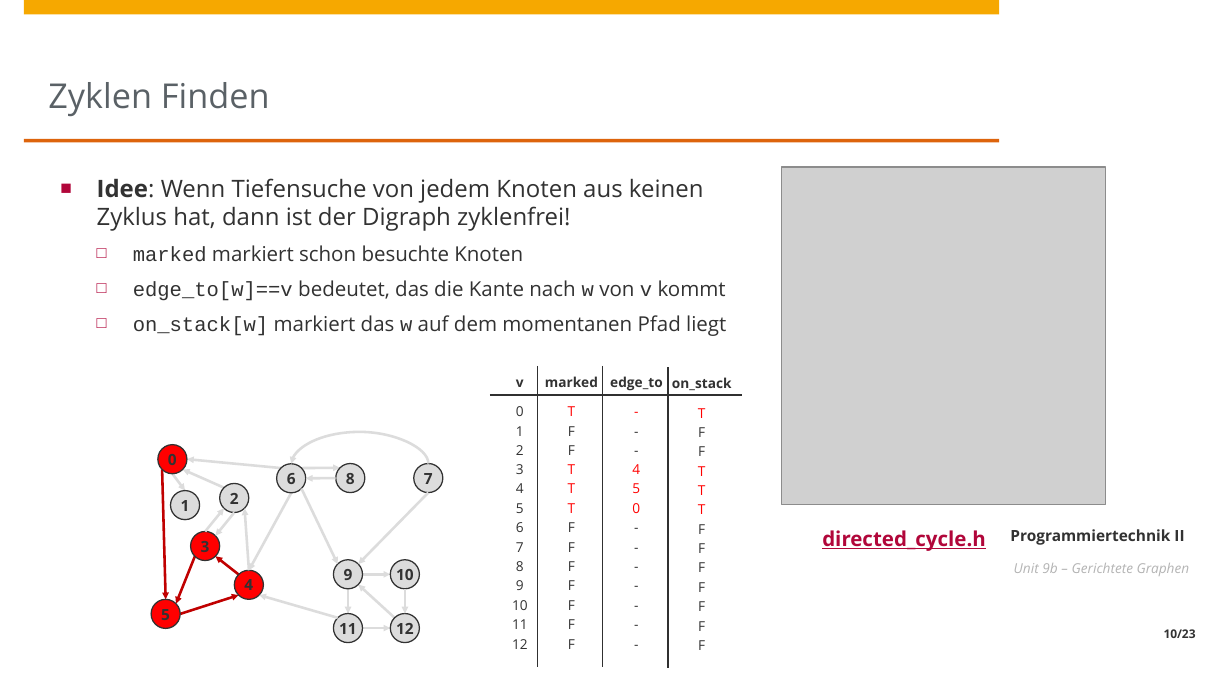
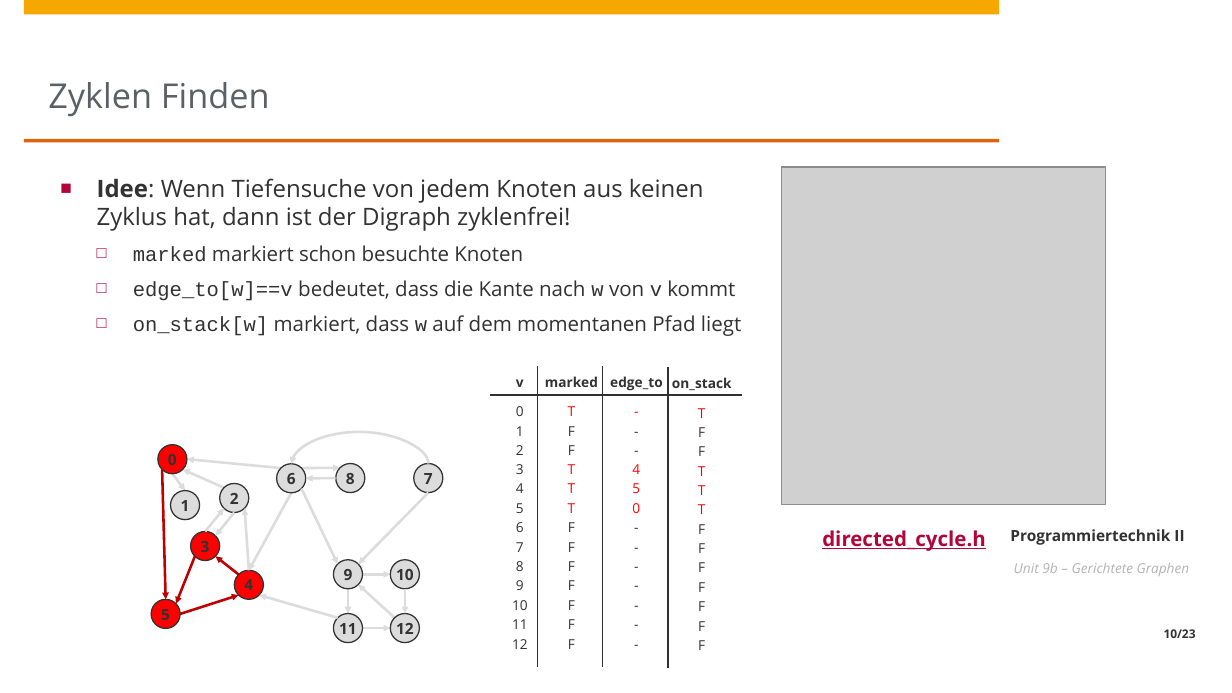
Before and after one commit to jacobslasse/pt2fork, a slide deck: slide 10 of unit9/Unit9b - Graphen.pptx. Drawn at 1232x693 pixels with LibreOffice and Linux fonts; fonts in the diff are those of the drawing; grey boxes stand for pictures; background and template pictures are left out. Boxes give left, top, right and bottom in pixels: in the first picture for what was removed or moved away, otherwise in the second. Text is boxed around its words. In the diff, an @@ line names an element or a change of style, - is before the commit and + after.

```diff
--- a/unit9/Unit9b - Graphen.pptx
+++ b/unit9/Unit9b - Graphen.pptx
@@ text at [133,280,741,336]: text changed @@
-  □ edge_to[w]==v bedeutet, das die Kante nach w von v kommt
-  □ on_stack[w] markiert das w auf dem momentanen Pfad liegt
+  □ edge_to[w]==v bedeutet, dass die Kante nach w von v kommt
+  □ on_stack[w] markiert, dass w auf dem momentanen Pfad liegt
```
Also in this commit, not shown: 3 other files.
